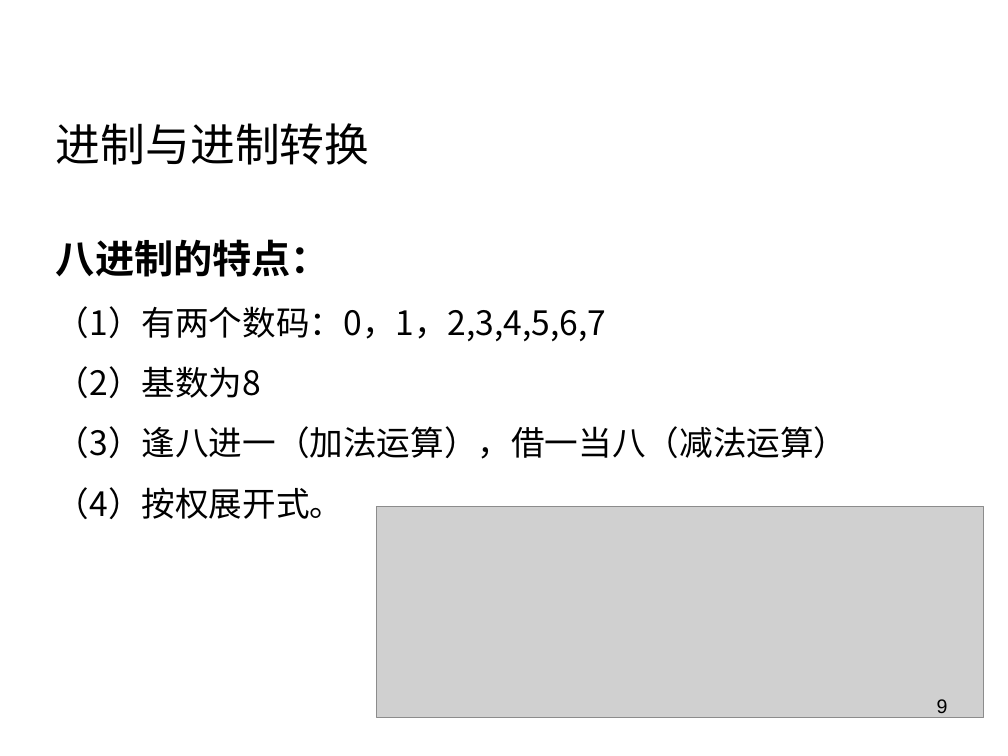
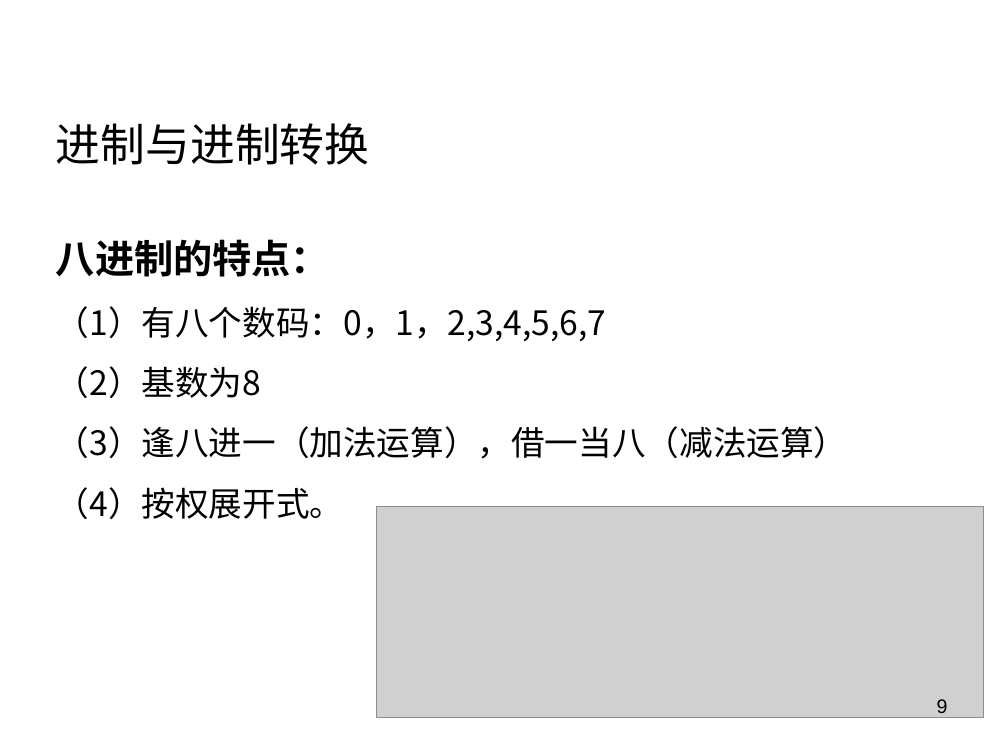
Before and after one commit to rshouc/Advanced-Programming-2018-Autumn, a slide deck: slide 9 of Slides/2 C语言基础.pptx. Drawn at 1008x756 pixels with LibreOffice and Linux fonts; fonts in the diff are those of the drawing; grey boxes stand for pictures; background and template pictures are left out. Boxes give left, top, right and bottom in pixels: in the first picture for what was removed or moved away, otherwise in the second. Text is boxed around its words. In the diff, an @@ line names an element or a change of style, - is before the commit and + after.

```diff
--- a/Slides/2 C语言基础.pptx
+++ b/Slides/2 C语言基础.pptx
@@ text at (56,306,607,341): text changed @@
-（1）有两个数码：0，1，2,3,4,5,6,7
+（1）有八个数码：0，1，2,3,4,5,6,7
```
Also in this commit, not shown: 1 other slide changed, 3 other files.
